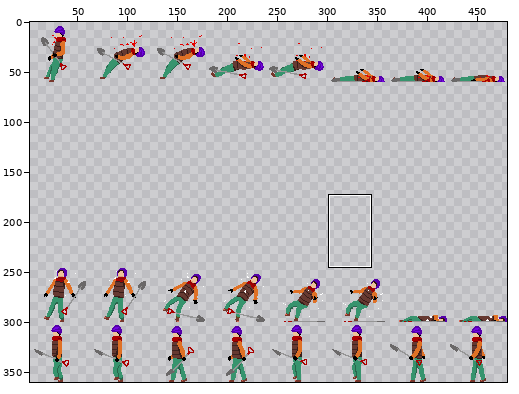
Sprite sheet -- snowwar/image/enemy/type1/enemy2_image.png. The first picture is a wide view before the edit; the outline marks the close-up.
Close-up. Before the commit:
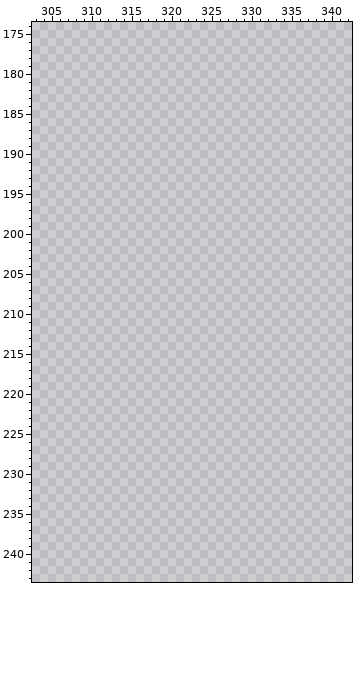
The file is 480x360 pixels. Shown: x 303..342, y 174..243. The wide view leaves out empty margins. The commit also changed other parts of the picture, which this record leaves out.
Palette (. is transparent): 
Pixels before (only the part around the change), first column x 303:
175 ........................................
176 ........................................
177 ........................................
178 ........................................
179 ........................................
180 ........................................
181 ........................................
182 ........................................
183 ........................................
184 ........................................
185 ........................................
186 ........................................
187 ........................................
188 ........................................
189 ........................................
190 ........................................
191 ........................................
192 ........................................
193 ........................................
194 ........................................
195 ........................................
196 ........................................
197 ........................................
198 ........................................
199 ........................................
200 ........................................
201 ........................................
202 ........................................
203 ........................................
204 ........................................
205 ........................................
206 ........................................
207 ........................................
208 ........................................
209 ........................................
210 ........................................
211 ........................................
212 ........................................
213 ........................................
214 ........................................
215 ........................................
216 ........................................
217 ........................................
218 ........................................
219 ........................................
220 ........................................
221 ........................................
222 ........................................
223 ........................................
224 ........................................
225 ........................................
226 ........................................
227 ........................................
228 ........................................
229 ........................................
230 ........................................
231 ........................................
232 ........................................
233 ........................................
234 ........................................
235 ........................................
236 ........................................
237 ........................................
238 ........................................
239 ........................................
240 ........................................
241 ........................................
242 ........................................
243 ........................................
Once edited:
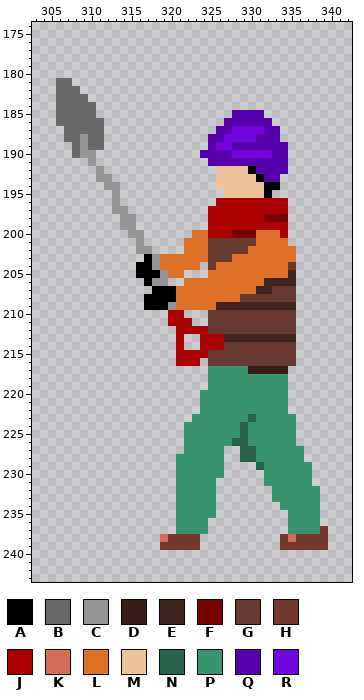
Colours new in this view: A #000000  B #6a6868  C #959595  D #381d19  E #3e231f  F #760202  G #663931  H #76372c  J #aa0000  K #d56c59  L #df7126  M #eec39a  N #28644b  P #37946e  Q #5500aa  R #7204e0
Changes in this commit:
y 181: x 306..307 .. -> BB
y 182: x 306..308 ... -> BBB
y 183: x 306..309 .... -> BBBB
y 184: x 306..310 ..... -> BBBBB
y 185: x 306..310 ..... -> BBBBB; x 328..331 .... -> QQQQ
y 186: x 306..311 ...... -> BBBBBB; x 327..332 ...... -> QQQQQQ
y 187: x 307..311 ..... -> BBBBB; x 326..333 ........ -> QQRRRRQQ
y 188: x 307..311 ..... -> BBCBB; x 325..333 ......... -> QQRRRRQQQ
y 189: x 308..311 .... -> BCBB; x 325..334 .......... -> QRRQQQQQQQ
y 190: x 308..310 ... -> BCC; x 324..334 ........... -> QQQQRRRRRQQ
y 191: x 310 . -> C; x 325..334 .......... -> QQQQQQQQQQ
y 192: x 311 . -> C; x 326..334 ......... -> MMMMAQQQQ
y 193: x 311..312 .. -> CC; x 326..333 ........ -> MMMMMAQQ
y 194: x 312..313 .. -> CC; x 326..333 ........ -> MMMMMMAA
y 195: x 313 . -> C; x 327..332 ...... -> MMMMMA
y 196: x 313 . -> C; x 326..334 ......... -> JJJJJJJJJ
y 197: x 313..314 .. -> CC; x 325..334 .......... -> JJJJJJJJJJ
y 198: x 314..315 .. -> CC; x 325..334 .......... -> JJJJJJJFFF
y 199: x 314..315 .. -> CC; x 325..334 .......... -> JJJJJJJJJJ
y 200: x 315..316 .. -> CC; x 323..334 ............ -> LLJJJFFFLLLJ
y 201: x 316 . -> C; x 322..334 ............. -> LLLGGGGGGLLLL
y 202: x 316..317 .. -> CC; x 322..335 .............. -> LLLGGGGGLLLLLL
y 203: x 317..335 ................... -> ACLLLLLLGGGLLLLLLLL
y 204: x 316..323 ........ -> AACLLLLL; x 325..335 ........... -> GLLLLLLLLLG
y 205: x 316..321 ...... -> AAACLL; x 325..335 ........... -> LLLLLLLLLLE
y 206: x 317..319 ... -> ACC; x 322..335 .............. -> LLLLLLLLLLEEEE
y 207: x 318..335 .................. -> AAALLLLLLLLLLEEGGG
y 208: x 317..335 ................... -> AAAALLLLLLLLGGGGGGG
y 209: x 317..335 ................... -> AAACLLLLLEEEEEEEEEE
y 210: x 320..321 .. -> JJ; x 325..335 ........... -> GGGGGGGGGGG
y 211: x 320..322 ... -> JJJ; x 325..335 ........... -> GGGGGGGGGGG
y 212: x 321..335 ............... -> JJJJGGGGGGGGGGG
y 213: x 321 . -> J; x 324..335 ............ -> JJJEEEEEEEEE
y 214: x 321 . -> J; x 324..335 ............ -> JJJGGGGGGGGG
y 215: x 321..335 ............... -> JJJJGGGGGGGGGGG
y 216: x 321..323 ... -> JJJ; x 325..335 ........... -> GGGGGGGGGGG
y 217: x 325..334 .......... -> PPPPPDDDDD
y 218..219: x 325..334 .......... -> PPPPPPPPPP
y 220..222: x 324..334 ........... -> PPPPPPPPPPP
y 223: x 323..335 ............. -> PPPPPPPNPPPPP
y 224..225: x 322..335 .............. -> PPPPPPPNPPPPPP
y 226: x 322..335 .............. -> PPPPPPNNPPPPPP
y 227: x 322..326 ..... -> PPPPP; x 329..336 ........ -> NNPPPPPP
y 228: x 321..326 ...... -> PPPPPP; x 329..336 ........ -> NNPPPPPP
y 229: x 321..326 ...... -> PPPPPP; x 331..337 ....... -> NPPPPPP
y 230: x 321..326 ...... -> PPPPPP; x 332..337 ...... -> PPPPPP
y 231: x 321..325 ..... -> PPPPP; x 332..337 ...... -> PPPPPP
y 232..233: x 321..325 ..... -> PPPPP; x 333..338 ...... -> PPPPPP
y 234: x 321..325 ..... -> PPPPP; x 334..338 ..... -> PPPPP
y 235: x 321..325 ..... -> PPPPP; x 335..338 .... -> PPPP
y 236: x 321..324 .... -> PPPP; x 335..338 .... -> PPPP
y 237: x 321..324 .... -> PPPP; x 335..339 ..... -> PPPPH
y 238: x 319..323 ..... -> KHHHH; x 334..339 ...... -> HKHHHH
y 239: x 319..323 ..... -> HHHHH; x 334..339 ...... -> HHHHHH
Boxes around the changes in both close-ups, in picture pixels (x1, y1, x2, y2):
added: (56, 78, 328, 550)
